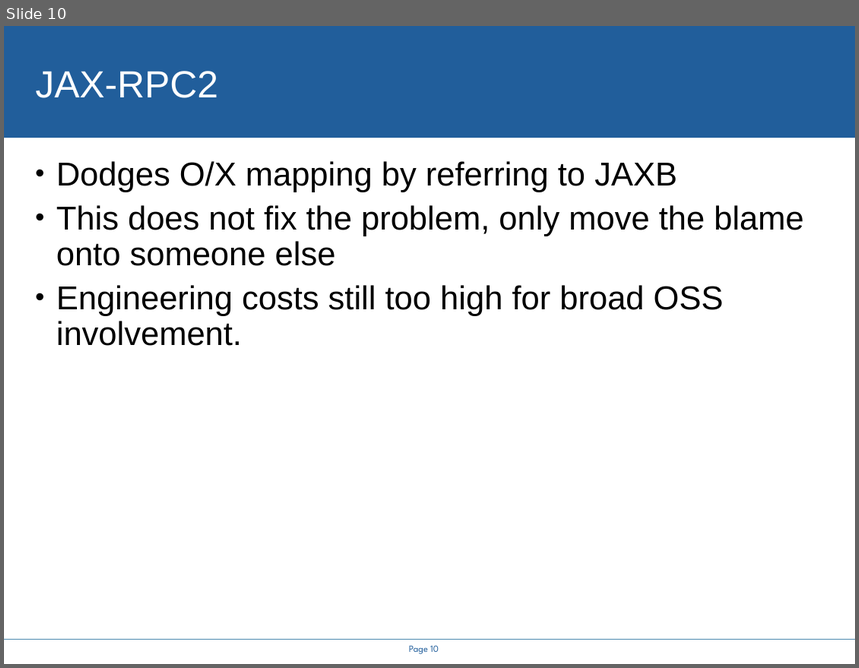
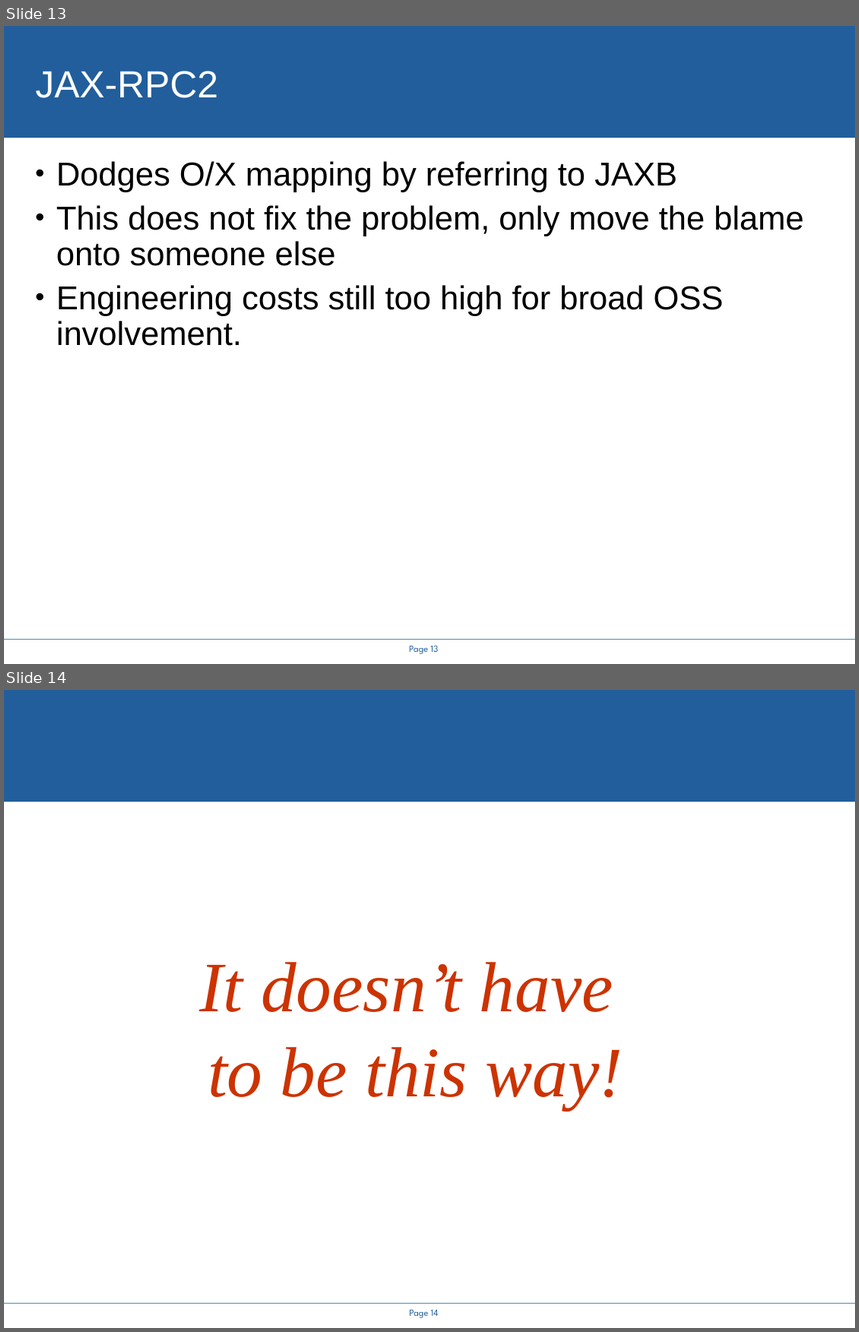
Before and after one commit to rhusar/smartfrog, a slide deck: projects/alpine/doc/icws2005/rethinking_the_java_SOAP_stack.ppt. Shown one above the other, each under a label of ours: slide 10 before the commit, slides 13 and 14 after it. The pictures are 859x668 and 859x1332 pixels, drawn with LibreOffice and Linux fonts; fonts in the diff are those of the drawing; background and template pictures are left out. Boxes give left, top, right and bottom in pixels: in the first picture for what was removed or moved away, otherwise in the second. Text is boxed around its words. In the diff, an @@ line names an element or a change of style, - is before the commit and + after.

```diff
--- a/projects/alpine/doc/icws2005/rethinking_the_java_SOAP_stack.ppt
+++ b/projects/alpine/doc/icws2005/rethinking_the_java_SOAP_stack.ppt
@@ slide 14 added at (x1=4, y1=690, x2=855, y2=1328), background #FFFFFF; not listed: 3 template elements that a slide beside it also shows @@
@@ title added at (x1=200, y1=962, x2=623, y2=1110), 60 pt, text #CC3300, italic @@
+It doesn’t have
+to be this way!
@@ what was slide 10 is now slide 13 @@
@@ page number at (x1=409, y1=645, x2=438, y2=655): text changed @@
-Page 10
+Page 13
```
Also in this commit, not shown: 9 slides changed, 5 other slides added, 2 slides removed, 14 other files.
